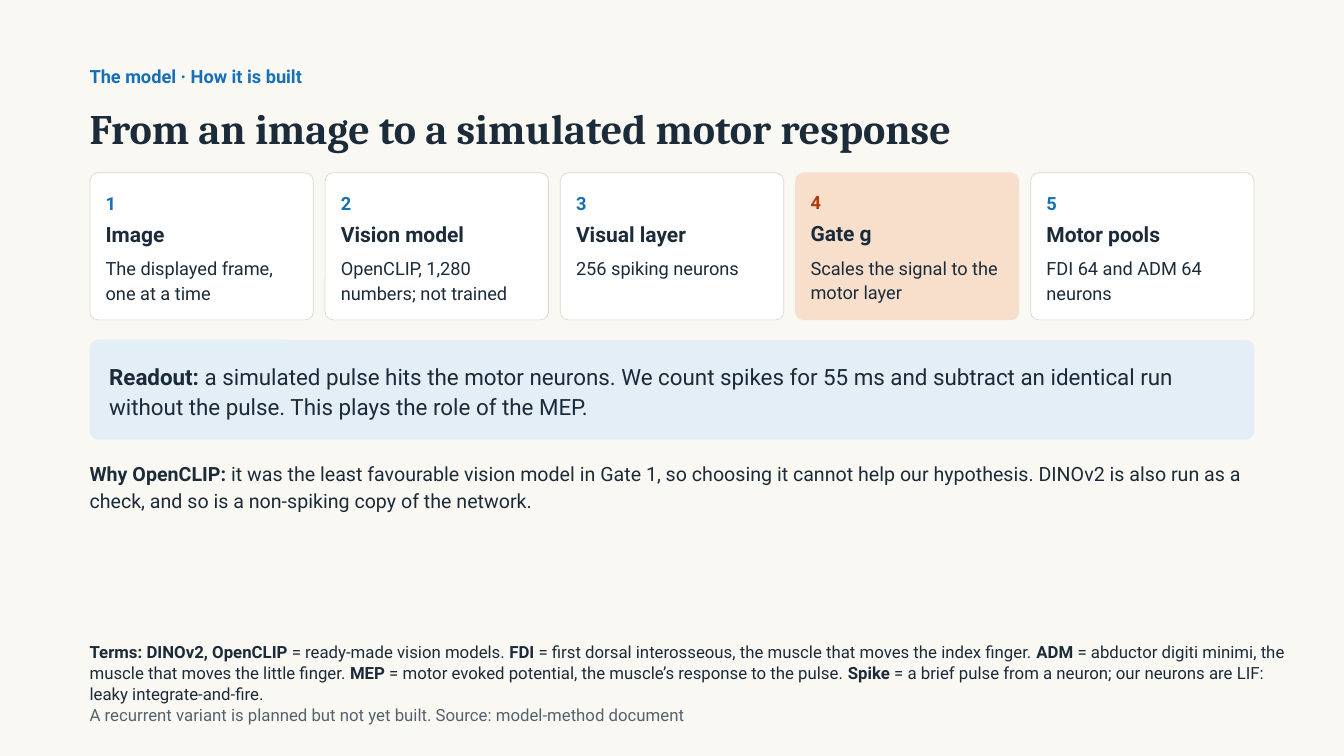
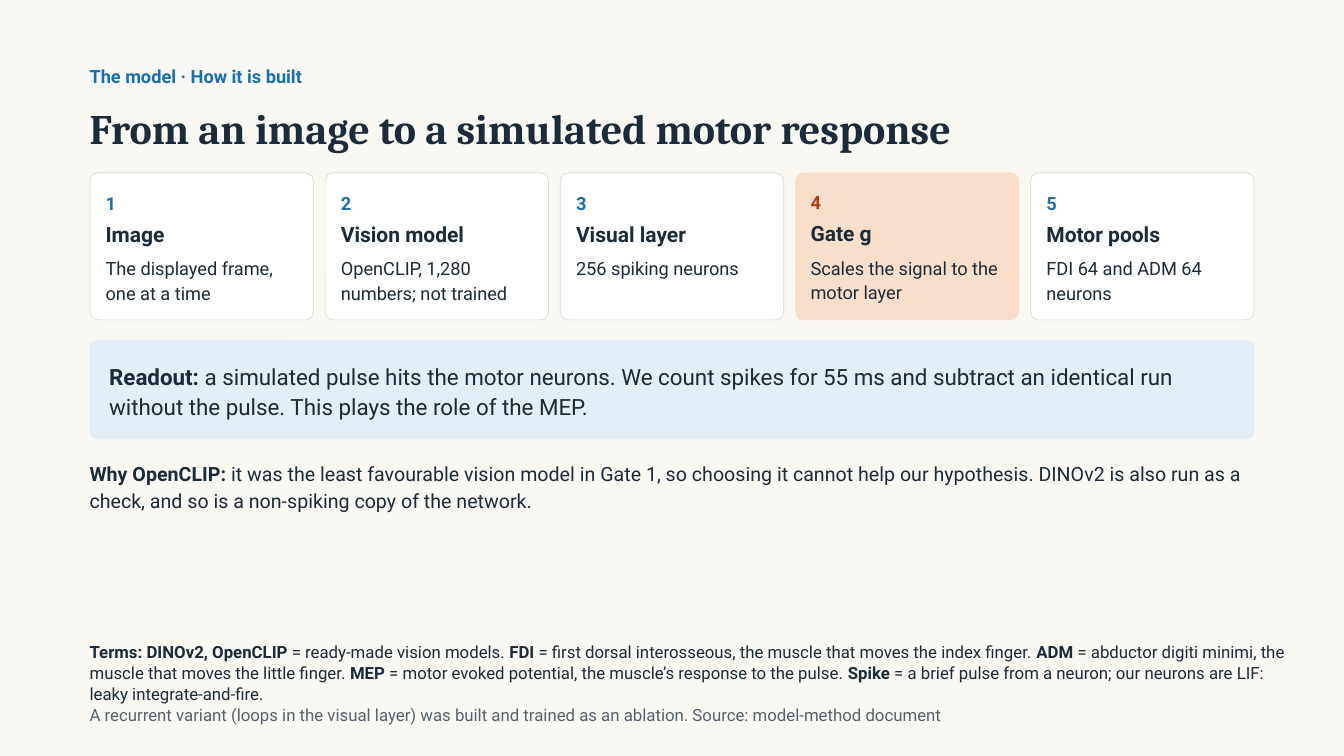
Before and after one commit to emrecandir9/TRDP, a slide deck: slide 50 of docs/TRDP Study Progress.pptx. Drawn at 1344x756 pixels with LibreOffice and Linux fonts; fonts in the diff are those of the drawing. Boxes give left, top, right and bottom in pixels: in the first picture for what was removed or moved away, otherwise in the second. Text is boxed around its words. In the diff, an @@ line names an element or a change of style, - is before the commit and + after.

```diff
--- a/docs/TRDP Study Progress.pptx
+++ b/docs/TRDP Study Progress.pptx
@@ text at (x1=90, y1=708, x2=941, y2=725): text changed @@
-A recurrent variant is planned but not yet built. Source: model-method document
+A recurrent variant (loops in the visual layer) was built and trained as an ablation. Source: model-method document
```
Also in this commit, not shown: 13 other slides changed, 9 slides added, 2 other files.
